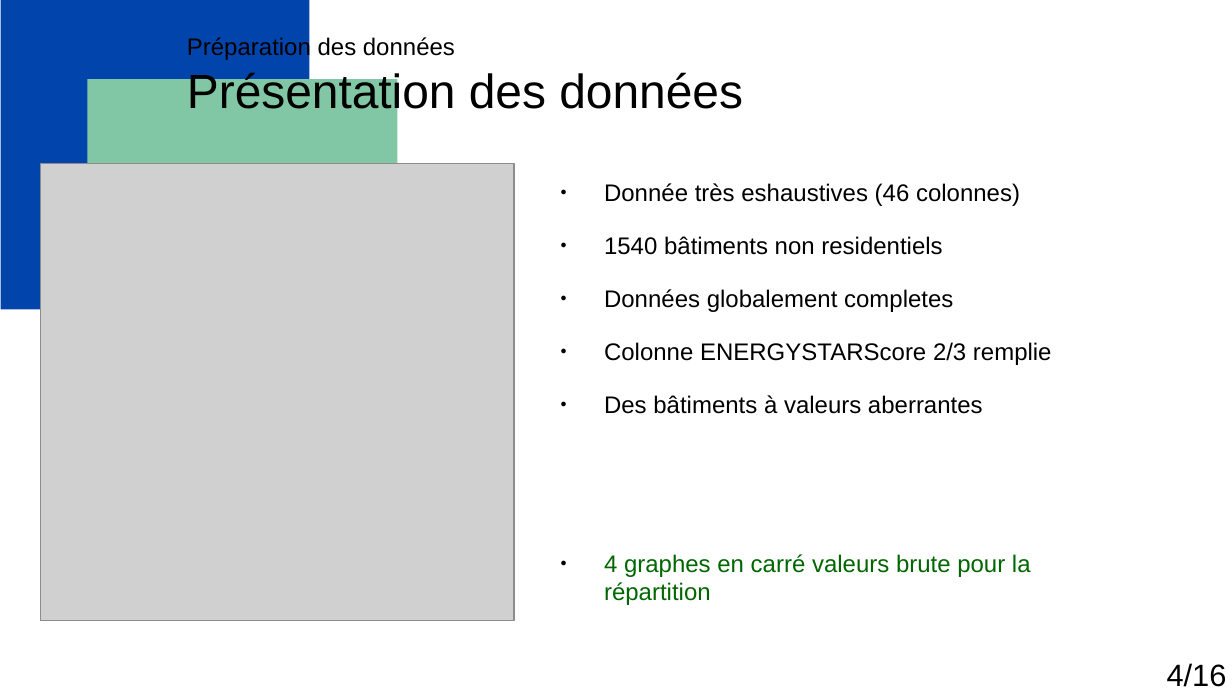
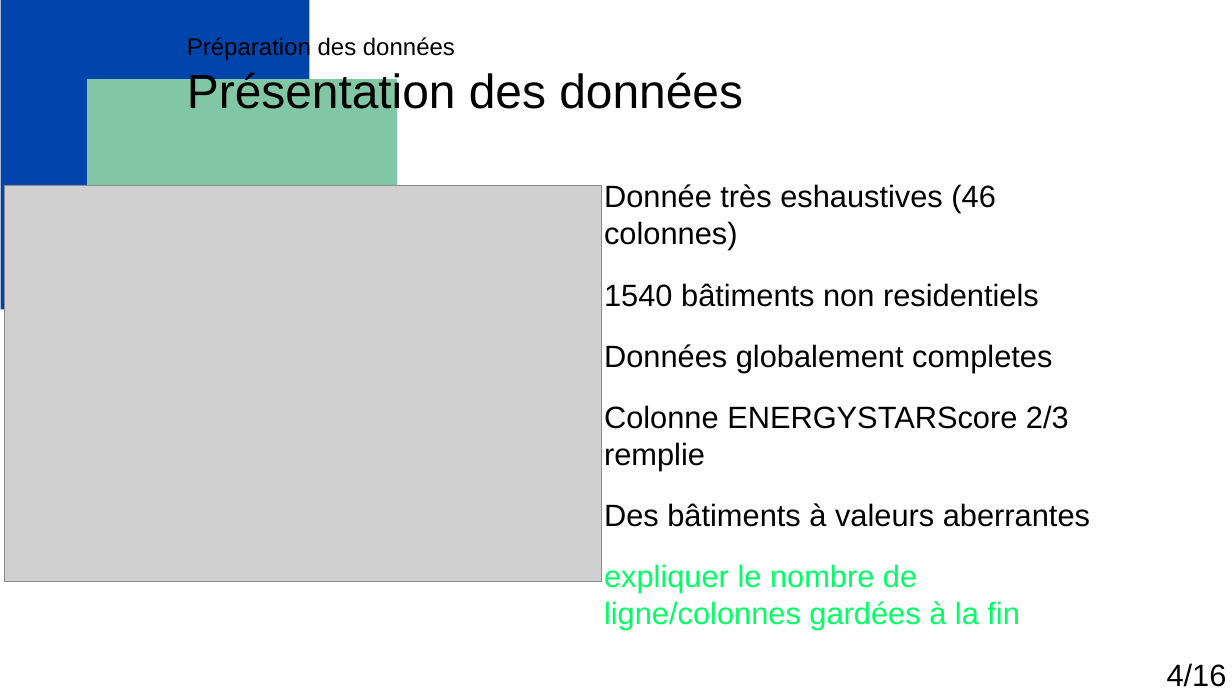
Before and after one commit to Florian-Biggio/Predict-Energy-and-CO2-for-building, a slide deck: slide 4 of Biggio_Florian_1_presentation_122024.odp. Drawn at 1232x693 pixels with LibreOffice and Linux fonts; fonts in the diff are those of the drawing; grey boxes stand for pictures. Boxes give left, top, right and bottom in pixels: in the first picture for what was removed or moved away, otherwise in the second. Text is boxed around its words. In the diff, an @@ line names an element or a change of style, - is before the commit and + after.

```diff
--- a/Biggio_Florian_1_presentation_122024.odp
+++ b/Biggio_Florian_1_presentation_122024.odp
@@ picture: place and size @@
-picture at [41,164,514,621]
+picture at [5,185,602,582]
@@ text at [604,184,1090,527]: size 14 to 18 pt in "Donnée très eshaustives (46 colonnes)", "1540 bâtiments non residentiels", "Données globalement completes", "Colonne ENERGYSTARScore 2/3 remplie" and 1 more places @@
@@ text at [604,564,1020,630]: text changed; size 14 to 18 pt; text colour #006600 to #00FF66 @@
-● 4 graphes en carré valeurs brute pour la répartition
+expliquer le nombre de ligne/colonnes gardées à la fin
```
Also in this commit, not shown: 6 other slides changed, 6 slides added, 7 slides removed, 14 other files.
